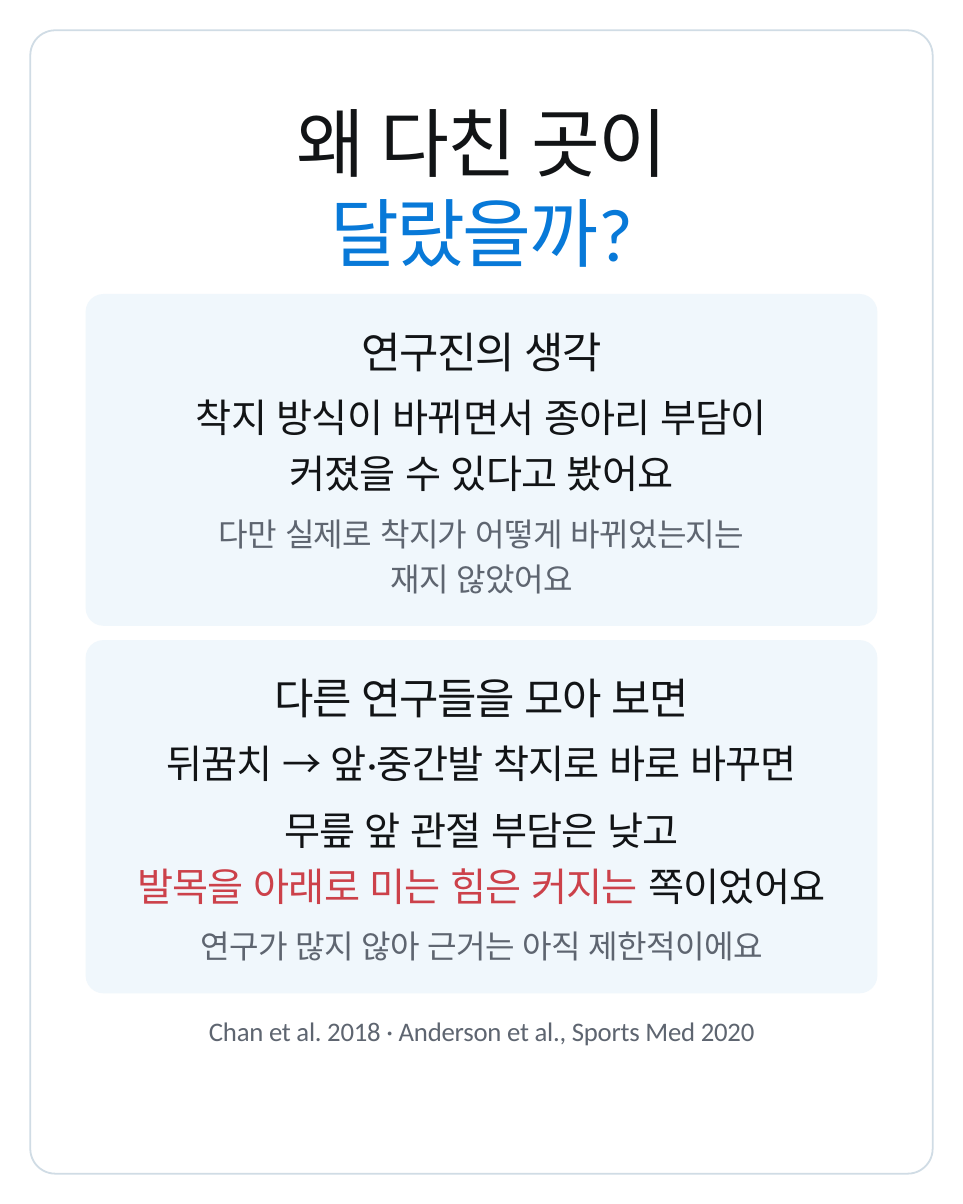
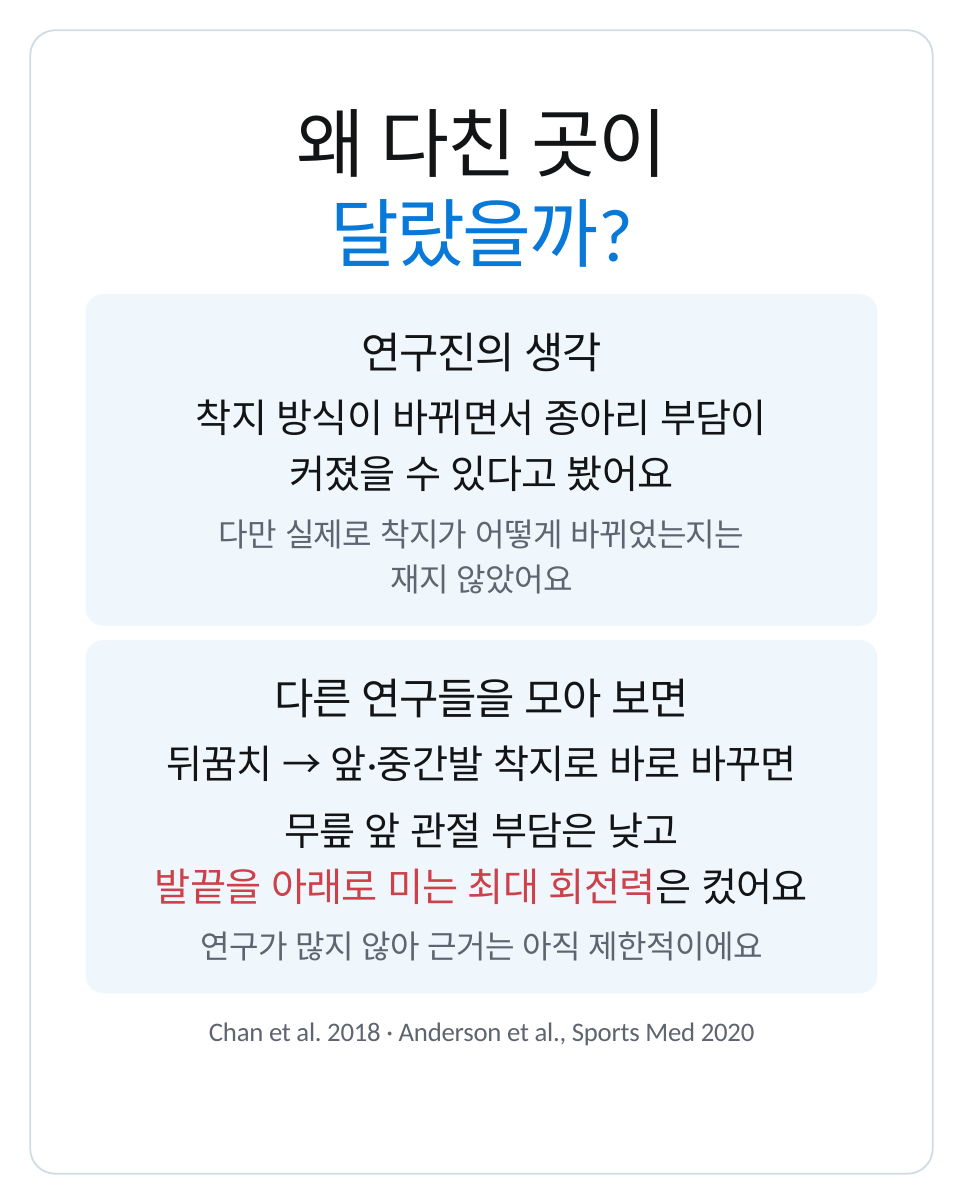
Before and after one commit to js920915-cyber/New-box, a slide deck: slide 7 of content/running-form-change-v3/adobe-express/running-form-change-v3-express.pptx. Drawn at 963x1204 pixels with LibreOffice and Linux fonts; fonts in the diff are those of the drawing. Boxes give left, top, right and bottom in pixels: in the first picture for what was removed or moved away, otherwise in the second. Text is boxed around its words. In the diff, an @@ line names an element or a change of style, - is before the commit and + after.

```diff
--- a/content/running-form-change-v3/adobe-express/running-form-change-v3-express.pptx
+++ b/content/running-form-change-v3/adobe-express/running-form-change-v3-express.pptx
@@ text at (x1=155, y1=868, x2=808, y2=904): text changed @@
-발목을 아래로 미는 힘은 커지는 쪽이었어요
+발끝을 아래로 미는 최대 회전력은 컸어요
```
Also in this commit, not shown: 3 other slides changed, 27 other files.
